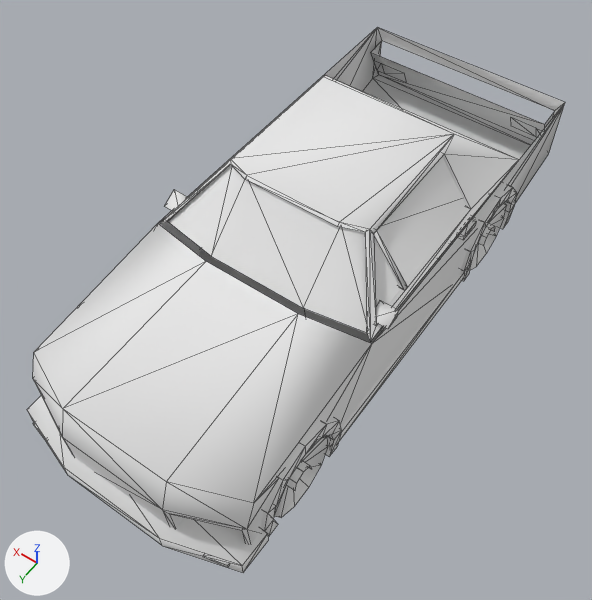
The OBJ model assets/bot_car.obj: old version first, new version second.
Rendered twice from a 50 mm lens placed at (-2.43, 3.66, 5.58), pointed at (-0.09, 0.39, 0.43). Lighting does not change. The marker at lower left points along +X, +Y and +Z. The first picture is the older version. Mesh edges are drawn as thin lines. Where no turn or scale is listed for an object, it has been applied to the vertices.

Names of what the first picture shows: 'bot_car'.
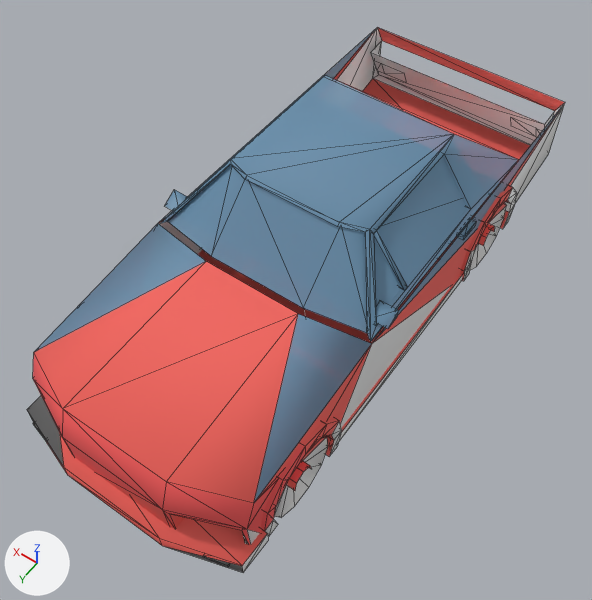
The newer file is also turned or shifted as a whole; pictures and numbers use the older file's frame.

Where the change shows, as pixel boxes (x1, y1, x2, y2) in the pictures (592 x 600 px):
'bot_car', recoloured, surface changed
    both: (27, 27, 565, 573)
part 1 of me_bot_car, recoloured
    both: (376, 194, 500, 326)
part 2 of me_bot_car, recoloured
    both: (332, 250, 475, 434)
part 3 of me_bot_car, recoloured
    both: (373, 75, 534, 212)
part 4 of me_bot_car, recoloured
    both: (33, 354, 310, 529)
part 5 of me_bot_car, recoloured
    both: (254, 78, 514, 503)
part 6 of me_bot_car, recoloured
    both: (45, 440, 241, 566)
part 7 of me_bot_car, recoloured
    both: (169, 514, 185, 528)
part 8 of me_bot_car, recoloured
    both: (33, 379, 288, 545)
part 9 of me_bot_car, recoloured
    both: (337, 28, 565, 203)

What the commit changed:
Material 'mat_body' (mat_mat_body) changes colour from white #e7e7e7 to red #f16159; in linear values from (0.8, 0.8, 0.8) to (0.88, 0.12, 0.1).
Material 'mat_glass' (mat_mat_glass) changes colour from white #e7e7e7 to blue #6c95b3; in linear values from (0.8, 0.8, 0.8) to (0.15, 0.3, 0.45).
In material 'mat_glass' (mat_mat_glass), alpha goes from 1.0 to 0.85.
Material 'mat_tires' (mat_mat_tires) changes colour from white #e7e7e7 to dark grey #616161; in linear values from (0.8, 0.8, 0.8) to (0.12, 0.12, 0.12).
Material 'mat_headlights' (mat_mat_headlights) changes colour from white #e7e7e7 to white #ffffff; in linear values from (0.8, 0.8, 0.8) to (1.0, 1.0, 1.0).
Material 'mat_taillights' (mat_mat_taillights) changes colour from white #e7e7e7 to red #f35959; in linear values from (0.8, 0.8, 0.8) to (0.9, 0.1, 0.1).
me_bot_car has 346 vertices, 422 faces and spans x -1.02..1.02, y -2.46..2.46, z 0.0..1.44.
me_bot_car is used by ob_bot_car; location (0.0, 0.0, 0.0).
me_bot_car part 1: 5 faces spanning x -1.01..1.01, y -1.22..0.61, z 0.71..0.99 switch from mat_mat_body (white #e7e7e7) to mat_mat_glass (blue #6c95b3).
me_bot_car part 2: 4 faces spanning x -1.01..1.01, y -0.89..1.23, z 0.31..0.52 switch from mat_mat_body (white #e7e7e7) to mat_mat_rims (light grey #e1e1e1).
me_bot_car part 3: 14 faces spanning x -1.01..1.01, y -2.46..-1.41, z 0.32..0.71 switch from mat_mat_body (white #e7e7e7) to mat_mat_headlights (white #ffffff).
me_bot_car part 4: 23 faces spanning x -1.01..1.01, y 1.26..2.37, z 0.29..0.83 switch from mat_mat_body (white #e7e7e7) to mat_mat_taillights (red #f35959).
me_bot_car part 5: 3 faces spanning x -0.97..0.98, y -1.56..2.07, z 0.64..1.44 switch from mat_mat_glass (white #e7e7e7) to mat_mat_body (red #f16159).
me_bot_car part 6: 2 faces spanning x -1.01..1.02, y 2.28..2.46, z 0.13..0.25 switch from mat_mat_tires (white #e7e7e7) to mat_mat_body (red #f16159).
me_bot_car part 7: 3 faces spanning x -0.49..0.94, y 2.03..2.36, z 0.19..0.53 switch from mat_mat_headlights (white #e7e7e7) to mat_mat_body (red #f16159).
me_bot_car part 8: 39 faces spanning x -1.01..1.01, y 1.76..2.37, z 0.14..0.83 switch from mat_mat_headlights (white #e7e7e7) to mat_mat_taillights (red #f35959).
me_bot_car part 9: 20 faces spanning x -0.97..0.98, y -2.46..-1.5, z 0.17..0.94 switch from mat_mat_taillights (white #e7e7e7) to mat_mat_headlights (white #ffffff).
